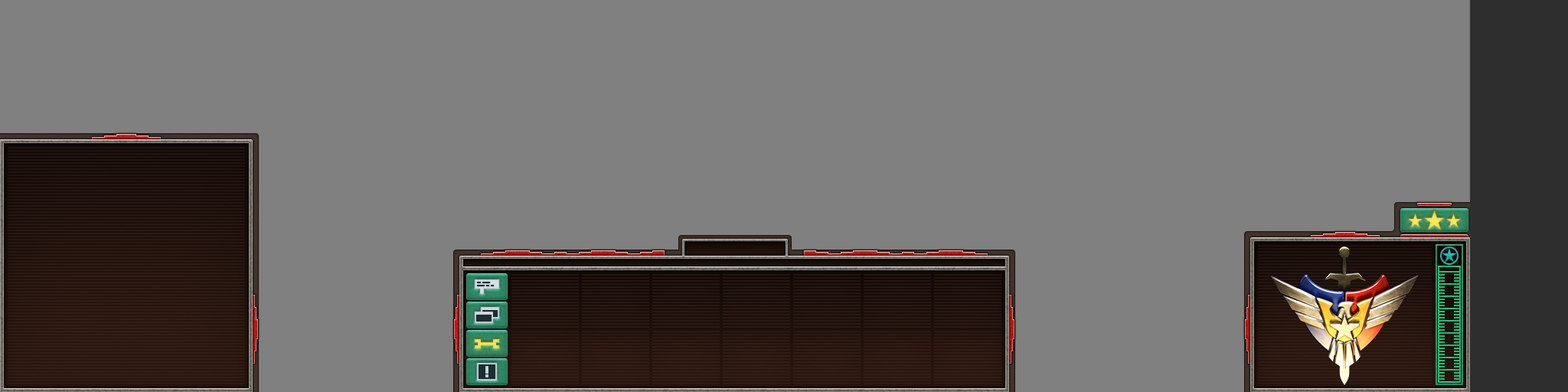
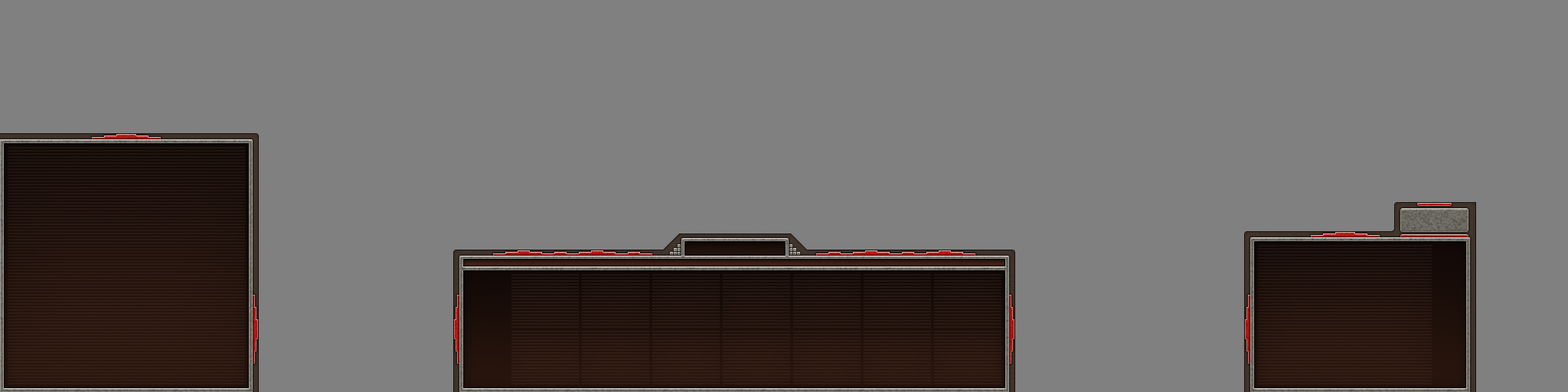
Layer changes from the first 1568 × 392 image to the second:
hid group "testing" (7 layers) over [466, 0, 1568, 392]
painted on "border inner" (2nd of 3, in "production" › "inner") over [681, 238, 789, 256]
painted on "icons body" over [466, 273, 508, 387]
added layer "power stripes" (overlay, 30%) in group "body" over [463, 258, 1006, 267]
painted on "power body" over [463, 258, 1006, 267]
removed group "ribbons" (1 layers) from group "outer" over [454, 250, 1015, 364]
added layer "money mosaic" in group "outer" over [669, 244, 801, 255]
moved "ribbon 1" (2nd of 3, in "production" › "outer") into group "outer", painted on it over [454, 250, 1015, 364]
painted on "border outer" (2nd of 3, in "production" › "outer") over [663, 233, 808, 250]
painted on "main body stripes" over [1270, 246, 1419, 385]
painted on "main body" over [1270, 244, 1464, 386]
